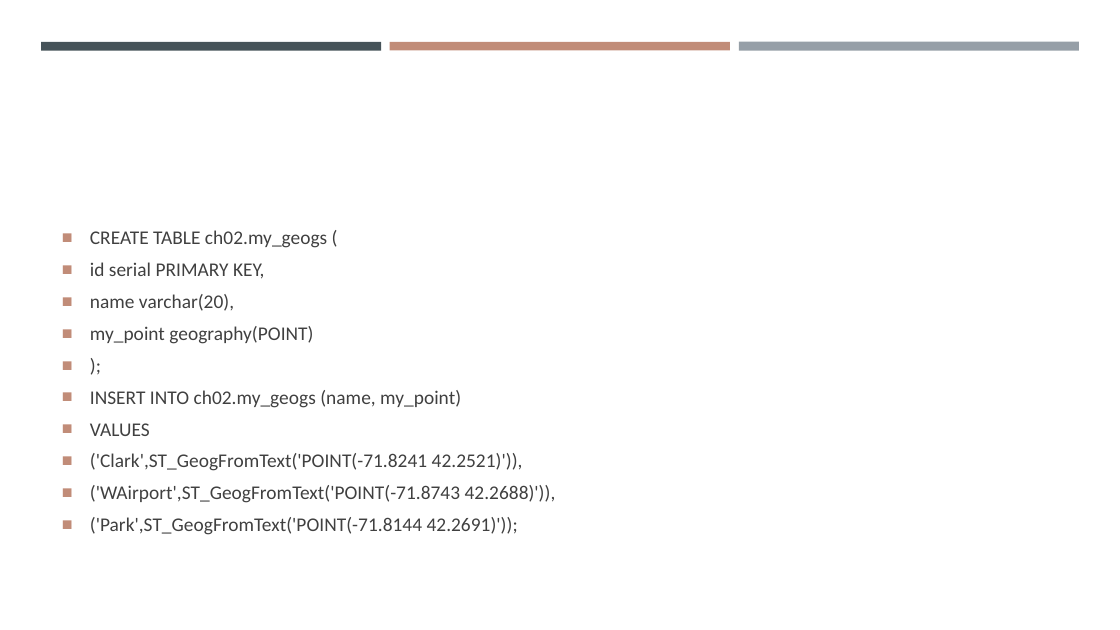
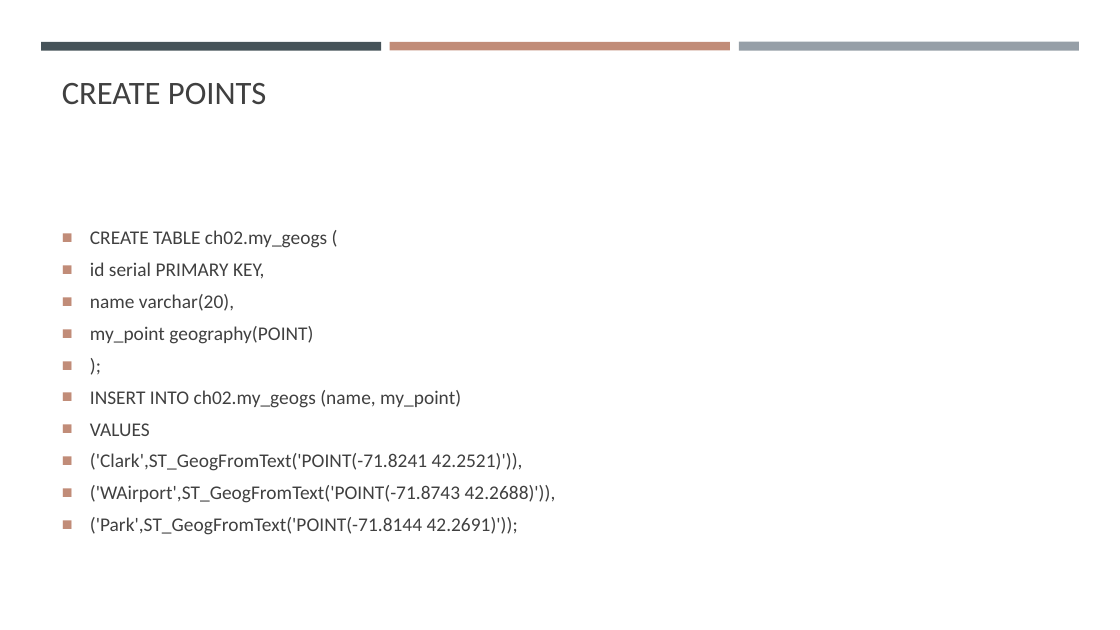
Before and after one commit to gisynw/ssj-376, a slide deck: slide 30 of docs/Lectures/Week03/Week03_SpatialData.pptx. Drawn at 1120x630 pixels with LibreOffice and Linux fonts; fonts in the diff are those of the drawing. Boxes give left, top, right and bottom in pixels: in the first picture for what was removed or moved away, otherwise in the second. Text is boxed around its words. In the diff, an @@ line names an element or a change of style, - is before the commit and + after.

```diff
--- a/docs/Lectures/Week03/Week03_SpatialData.pptx
+++ b/docs/Lectures/Week03/Week03_SpatialData.pptx
@@ title added at (62,83,266,104), 28 pt, text #404040 @@
+CREATE POINTS
```
Also in this commit, not shown: 1 other slide changed, 1 other file.
